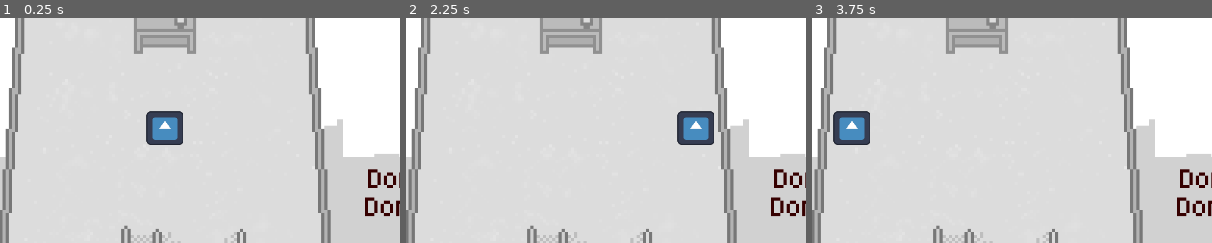
Above: before the commit, frames 1-3 (left to right).
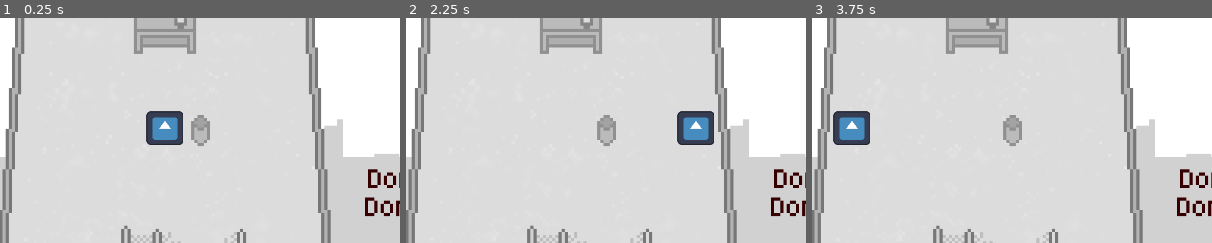
Above: after the commit, the same moments.

Repository: IsvyRed/Hatch
Game: Godot game, scene res://Gameplay Elements/rooftop.tscn
Two runs of this game, one before a commit and one after it. Both use one fixed random seed, a clock stepped at 60 frames per second and the inputs below. The engine's default icon, where the game draws it, is replaced by a stand-in: a white triangle on a blue panel in a dark square.
Inputs:
- Up to frame 1 (0.25 s): no input
- Up to frame 2 (2.25 s): tap Enter at 0.5, 2 s; hold Right (Right) 0.53-1.28 s; tap S (Attack) at 0.6 s; tap Space (Next Floor) at 1.25 s; hold Down (Down) 1.28-2.03 s; tap D (Attack1) at 1.35 s; hold Right (Right) from 2.03 s (still down); tap F (Attack2) at 2.1 s
- Up to frame 3 (3.75 s): tap Space (Next Floor) at 2.75, 2.85 s; release Right (Right) at 2.78 s; hold Up (Up) 2.78-3.53 s; tap Enter at 3.5 s; hold Left (Left) from 3.53 s (still down); tap S (Attack) at 3.6 s
The pictures show only the part of the screen within x 29-79%, y 24-74%; the shares and areas given below are measured in that part.

The runs differ from the first frame. In frame 1, 0.5% of the frame differs, in the area x 47-53%, y 43-57%; in frame 2, 0.5%; in frame 3, 0.5%.

Commit message:
Bin and debris clusters
Added bin destructible and debris cluster spawning, might need to expand map again

Diff:
--- /dev/null
+++ b/Gameplay Elements/Destructibles/Clusters/cluster_1.tscn
@@ -0,0 +1,11 @@
+[gd_scene load_steps=3 format=3 uid="uid://dfmnsolmsbax0"]
+
+[ext_resource type="PackedScene" uid="uid://b3k80iabyle0l" path="res://Gameplay Elements/Destructibles/desk.tscn" id="1_fuj7s"]
+[ext_resource type="PackedScene" uid="uid://3yshdgdj8mgd" path="res://Gameplay Elements/Destructibles/bin.tscn" id="2_e8krw"]
+
+[node name="Cluster1" type="Marker2D"]
+
+[node name="Desk" parent="." instance=ExtResource("1_fuj7s")]
+
+[node name="Bin" parent="." instance=ExtResource("2_e8krw")]
+position = Vector2(36, 28)
--- /dev/null
+++ b/Gameplay Elements/Destructibles/Clusters/cluster_2.tscn
@@ -0,0 +1,7 @@
+[gd_scene load_steps=2 format=3 uid="uid://dvrgtxh0cje56"]
+
+[ext_resource type="PackedScene" uid="uid://b3k80iabyle0l" path="res://Gameplay Elements/Destructibles/desk.tscn" id="1_gojpa"]
+
+[node name="Cluster2" type="Marker2D"]
+
+[node name="Desk" parent="." instance=ExtResource("1_gojpa")]
--- /dev/null
+++ b/Gameplay Elements/Destructibles/Clusters/cluster_3.tscn
@@ -0,0 +1,8 @@
+[gd_scene load_steps=2 format=3 uid="uid://d26dqxugtl4ly"]
+
+[ext_resource type="PackedScene" uid="uid://3yshdgdj8mgd" path="res://Gameplay Elements/Destructibles/bin.tscn" id="1_ulwjf"]
+
+[node name="Cluster3" type="Marker2D"]
+
+[node name="Bin" parent="." instance=ExtResource("1_ulwjf")]
+position = Vector2(15, 25)
--- /dev/null
+++ b/Gameplay Elements/Destructibles/bin.gd
@@ -0,0 +1,35 @@
+extends RigidBody2D
+var intact = true
+var motion = Vector2(0,0)
+var GARBAGE = preload("res://Gameplay Elements/Destructibles/garbage.tscn")
+
+var animHash
+
+func _ready():
+	Globals.debrisList.append(self)
+	animHash = {Vector2(-200.0,0.0): $FallH, Vector2(200.0,0.0): $FallH, Vector2(0.0,200.0): $FallD, Vector2(0.0,-200.0): $FallU,}
+
+func destroy(direction = Globals.lastDirection):
+	motion += direction/(randi_range(4,10))
+	if intact:
+		animHash[direction].play()
+		animHash[direction].visible = true
+		$IntactSprite.queue_free()
+		intact = false
+
+		for i in range(2):
+			var trashinst = GARBAGE.instantiate()
+			trashinst.destroy(direction)
+			add_child(trashinst)
+			trashinst.setType(i)
+
+
+func _physics_process(_delta):
+	move_and_collide(motion)
+	motion /= 1.5
+
+
+func explode():
+	Globals.debrisList.erase(self)
+	print("debris destroyed")
+	queue_free()
--- /dev/null
+++ b/Gameplay Elements/Destructibles/bin.tscn
@@ -0,0 +1,85 @@
+[gd_scene load_steps=13 format=3 uid="uid://3yshdgdj8mgd"]
+
+[ext_resource type="Script" uid="uid://b6ck3v3sxk53u" path="res://Gameplay Elements/Destructibles/bin.gd" id="1_l531p"]
+[ext_resource type="Texture2D" uid="uid://dcb8x6yj8wyfm" path="res://Sprites/Destructibles/Bin/BinIntact.png" id="2_ovplu"]
+[ext_resource type="Texture2D" uid="uid://0iddnf6xq6fm" path="res://Sprites/Destructibles/Bin/BinFallH1.png" id="3_e3m43"]
+[ext_resource type="Texture2D" uid="uid://cf8xjyejb6gtq" path="res://Sprites/Destructibles/Bin/BinFallH2.png" id="4_0lhqc"]
+[ext_resource type="Texture2D" uid="uid://cmjowu8721jpt" path="res://Sprites/Destructibles/Bin/BinFallU1.png" id="5_u4cox"]
+[ext_resource type="Texture2D" uid="uid://eh1nkx2aah41" path="res://Sprites/Destructibles/Bin/BinFallU2.png" id="6_qx8nt"]
+[ext_resource type="Texture2D" uid="uid://w5qweycf7smy" path="res://Sprites/Destructibles/Bin/BinFallD1.png" id="7_t6rm6"]
+[ext_resource type="Texture2D" uid="uid://j6v6lmrx5q0c" path="res://Sprites/Destructibles/Bin/BinFallD2.png" id="8_v24oa"]
+
+[sub_resource type="RectangleShape2D" id="RectangleShape2D_l531p"]
+size = Vector2(5.9999995, 10)
+
+[sub_resource type="SpriteFrames" id="SpriteFrames_crwt1"]
+animations = [{
+"frames": [{
+"duration": 1.0,
+"texture": ExtResource("3_e3m43")
+}, {
+"duration": 1.0,
+"texture": ExtResource("4_0lhqc")
+}],
+"loop": false,
+"name": &"default",
+"speed": 15.0
+}]
+
+[sub_resource type="SpriteFrames" id="SpriteFrames_u1ddk"]
+animations = [{
+"frames": [{
+"duration": 1.0,
+"texture": ExtResource("5_u4cox")
+}, {
+"duration": 1.0,
+"texture": ExtResource("6_qx8nt")
+}],
+"loop": false,
+"name": &"default",
+"speed": 15.0
+}]
+
+[sub_resource type="SpriteFrames" id="SpriteFrames_0dlf6"]
+animations = [{
+"frames": [{
+"duration": 1.0,
+"texture": ExtResource("7_t6rm6")
+}, {
+"duration": 1.0,
+"texture": ExtResource("8_v24oa")
+}],
+"loop": false,
+"name": &"default",
+"speed": 15.0
+}]
+
+[node name="Bin" type="RigidBody2D"]
+collision_layer = 16
+collision_mask = 32
+gravity_scale = 0.0
+script = ExtResource("1_l531p")
+
+[node name="CollisionShape2D" type="CollisionShape2D" parent="."]
+position = Vector2(-1.9073486e-06, 0)
+scale = Vector2(5, 5)
+shape = SubResource("RectangleShape2D_l531p")
+
+[node name="IntactSprite" type="Sprite2D" parent="."]
+scale = Vector2(5, 5)
+texture = ExtResource("2_ovplu")
+
+[node name="FallH" type="AnimatedSprite2D" parent="."]
+visible = false
+scale = Vector2(5, 5)
+sprite_frames = SubResource("SpriteFrames_crwt1")
+
+[node name="FallU" type="AnimatedSprite2D" parent="."]
+visible = false
+scale = Vector2(5, 5)
+sprite_frames = SubResource("SpriteFrames_u1ddk")
+
+[node name="FallD" type="AnimatedSprite2D" parent="."]
+visible = false
+scale = Vector2(5, 5)
+sprite_frames = SubResource("SpriteFrames_0dlf6")
--- a/Gameplay Elements/Destructibles/desk.gd
+++ b/Gameplay Elements/Destructibles/desk.gd
@@ -5,6 +5,7 @@
 var neutralTexture = preload("res://Sprites/Destructibles/Desk/DeskhitN.png")
 var papers = preload("res://Gameplay Elements/Destructibles/papers.tscn")
 var motion = Vector2(0,0)
+
 
 func _ready():
 	Globals.debrisList.append(self)
@@ -45,7 +46,7 @@
 					paperinst.get_children()[i].flip_h = true
 				paperinst.position.x += randi_range(-2,2)*5
 				paperinst.setType(i)
-func _physics_process(delta):
+func _physics_process(_delta):
 	move_and_collide(motion)
 	motion /= 1.5
 
--- /dev/null
+++ b/Gameplay Elements/Destructibles/garbage.tscn
@@ -0,0 +1,79 @@
+[gd_scene load_steps=14 format=3 uid="uid://cnlu1e6u6eepi"]
+
+[ext_resource type="Script" uid="uid://b2arqecub8b3k" path="res://garbage.gd" id="1_63l88"]
+[ext_resource type="Texture2D" uid="uid://b0ge282tca4q1" path="res://Sprites/Destructibles/Bin/PaperRollB1.png" id="2_bss4e"]
+[ext_resource type="Texture2D" uid="uid://b2l6ac3c2opik" path="res://Sprites/Destructibles/Bin/PaperRollA1.png" id="2_st4bw"]
+[ext_resource type="Texture2D" uid="uid://5y2wb1ilpfep" path="res://Sprites/Destructibles/Bin/PaperRollA2.png" id="3_g4ijt"]
+[ext_resource type="Texture2D" uid="uid://b7ulie7jj2o1j" path="res://Sprites/Destructibles/Bin/PaperRollB2.png" id="3_mkfv8"]
+[ext_resource type="Texture2D" uid="uid://baxwrw1gc5l0o" path="res://Sprites/Destructibles/Bin/PaperRollA3.png" id="4_pkg38"]
+[ext_resource type="Texture2D" uid="uid://bgdyoxoj2cjf1" path="res://Sprites/Destructibles/Bin/PaperRollB3.png" id="4_tbkcb"]
+[ext_resource type="Texture2D" uid="uid://tblmj2bjbbva" path="res://Sprites/Destructibles/Bin/PaperRollA4.png" id="5_81gm4"]
+[ext_resource type="Texture2D" uid="uid://bmawyw6ofnifc" path="res://Sprites/Destructibles/Bin/PaperRollB4.png" id="5_rj16q"]
+[ext_resource type="Texture2D" uid="uid://dvq812i31tujo" path="res://Sprites/Destructibles/Bin/PaperRollB5.png" id="6_71ds7"]
+
+[sub_resource type="RectangleShape2D" id="RectangleShape2D_63l88"]
+size = Vector2(27.375, 26.625)
+
+[sub_resource type="SpriteFrames" id="SpriteFrames_tbkcb"]
+animations = [{
+"frames": [{
+"duration": 1.0,
+"texture": ExtResource("2_bss4e")
+}, {
+"duration": 1.0,
+"texture": ExtResource("3_mkfv8")
+}, {
+"duration": 1.0,
+"texture": ExtResource("4_tbkcb")
+}, {
+"duration": 1.0,
+"texture": ExtResource("5_rj16q")
+}, {
+"duration": 1.0,
+"texture": ExtResource("6_71ds7")
+}],
+"loop": false,
+"name": &"default",
+"speed": 12.0
+}]
+
+[sub_resource type="SpriteFrames" id="SpriteFrames_mkfv8"]
+animations = [{
+"frames": [{
+"duration": 1.0,
+"texture": ExtResource("2_st4bw")
+}, {
+"duration": 1.0,
+"texture": ExtResource("3_g4ijt")
+}, {
+"duration": 1.0,
+"texture": ExtResource("4_pkg38")
+}, {
+"duration": 1.0,
+"texture": ExtResource("5_81gm4")
+}],
+"loop": false,
+"name": &"default",
+"speed": 12.0
+}]
+
+[node name="garbage" type="RigidBody2D"]
+collision_layer = 16
+collision_mask = 32
+gravity_scale = 0.0
+script = ExtResource("1_63l88")
+
+[node name="CollisionShape2D" type="CollisionShape2D" parent="."]
+shape = SubResource("RectangleShape2D_63l88")
+
+[node name="Anims" type="Marker2D" parent="."]
+
+[node name="AnimatedSprite2D2" type="AnimatedSprite2D" parent="Anims"]
+position = Vector2(-3.8146973e-06, -9.536743e-07)
+scale = Vector2(5, 5)
+sprite_frames = SubResource("SpriteFrames_tbkcb")
+
+[node name="AnimatedSprite2D" type="AnimatedSprite2D" parent="Anims"]
+visible = false
+scale = Vector2(5, 5)
+sprite_frames = SubResource("SpriteFrames_mkfv8")
--- a/Gameplay Elements/debris_spawner.gd
+++ b/Gameplay Elements/debris_spawner.gd
@@ -6,8 +6,7 @@
 #no need for a bus system, but remember to prevent overlapping elements. Could use collisions, stored areas + math, or an organized spawn order, preferrably the last.
 #execute all functions within 1-3 frames, then queue free on self, making sure all elements are stored as siblings and have been properly kept track of in globals list
 
-#currently just a desk, should be elements with multiple destructibles in them
-var GENERICCLUSTERS = [preload("res://Gameplay Elements/Destructibles/desk.tscn"), preload("res://Gameplay Elements/Destructibles/empty_destructible.tscn")]
+var GENERICCLUSTERS = [preload("res://Gameplay Elements/Destructibles/empty_destructible.tscn"), preload("res://Gameplay Elements/Destructibles/Clusters/cluster_1.tscn"), preload("res://Gameplay Elements/Destructibles/Clusters/cluster_2.tscn"),preload("res://Gameplay Elements/Destructibles/Clusters/cluster_3.tscn")]
 
 func _ready():
 	spawnGenericClusters()
--- a/Gameplay Elements/destruction_cast.gd
+++ b/Gameplay Elements/destruction_cast.gd
@@ -1,5 +1,5 @@
 extends ShapeCast2D
-func _physics_process(delta):
+func _physics_process(_delta):
 	var collisionCount = get_collision_count()
 	for i in range(collisionCount):
 		get_collider(i).destroy()
--- a/Gameplay Elements/main_level.tscn
+++ b/Gameplay Elements/main_level.tscn
@@ -89,7 +89,7 @@
 
 [node name="CollisionShape2D" type="CollisionShape2D" parent="Boudaries/LowerBoundary"]
 z_index = 5
-position = Vector2(-2, 1147)
+position = Vector2(1, 1143)
 shape = SubResource("RectangleShape2D_rsaji")
 
 [node name="UpperBoundary" type="StaticBody2D" parent="Boudaries"]
@@ -108,7 +108,7 @@
 
 [node name="CollisionPolygon2D" type="CollisionPolygon2D" parent="Boudaries/LeftBoundary"]
 position = Vector2(-141.37, 0)
-polygon = PackedVector2Array(-109.630005, 139, -142.63, 664, -196.63, 663, -192.63, 143)
+polygon = PackedVector2Array(-108.630005, 138, -142.63, 665, -196.63, 663, -192.63, 143)
 
 [node name="RightBoundary" type="StaticBody2D" parent="Boudaries"]
 position = Vector2(0, -400)
@@ -117,7 +117,7 @@
 
 [node name="CollisionPolygon2D" type="CollisionPolygon2D" parent="Boudaries/RightBoundary"]
 position = Vector2(-141.37, 0)
-polygon = PackedVector2Array(389.37, 139, 424.37, 664, 463.37, 665, 460.37, 142)
+polygon = PackedVector2Array(388.37, 141, 426.37, 660, 463.37, 665, 460.37, 142)
 
 [node name="Camera2D" type="Camera2D" parent="."]
 
--- a/Gameplay Elements/rooftop.tscn
+++ b/Gameplay Elements/rooftop.tscn
@@ -8,6 +8,7 @@
 [ext_resource type="Texture2D" uid="uid://dksx7taspqtm3" path="res://Sprites/RooftopRailing.png" id="6_cw1c1"]
 [ext_resource type="PackedScene" uid="uid://chwfq4c53qhjf" path="res://Testing Tools/floor_counter.tscn" id="7_lje68"]
 [ext_resource type="PackedScene" uid="uid://buptinn0f7qfe" path="res://Testing Tools/label.tscn" id="8_44c2i"]
+[ext_resource type="PackedScene" uid="uid://3yshdgdj8mgd" path="res://Gameplay Elements/Destructibles/bin.tscn" id="10_lniyk"]
 [ext_resource type="PackedScene" uid="uid://b3k80iabyle0l" path="res://Gameplay Elements/Destructibles/desk.tscn" id="10_r3d51"]
 
 [sub_resource type="RectangleShape2D" id="RectangleShape2D_r3d51"]
@@ -135,7 +136,7 @@
 texture = ExtResource("5_1k4dx")
 
 [node name="RooftopRailing" type="Sprite2D" parent="."]
-z_index = 1
+z_index = 5
 scale = Vector2(5, 5)
 texture = ExtResource("6_cw1c1")
 
@@ -154,3 +155,6 @@
 
 [node name="Desk" parent="." instance=ExtResource("10_r3d51")]
 position = Vector2(-9.094947e-13, -170)
+
+[node name="Bin" parent="." instance=ExtResource("10_lniyk")]
+position = Vector2(57, -7)
--- /dev/null
+++ b/garbage.gd
@@ -0,0 +1,18 @@
+extends RigidBody2D
+var selectedType = 0
+var motion = Vector2(0,0)
+
+func setType(type):
+	$Anims.get_children()[type].visible = true
+	$Anims.get_children()[type].play()
+	selectedType = type
+
+func destroy(direction = Globals.lastDirection):
+	motion += direction/(randi_range(7,15))
+	motion.x += randi_range(-10,10)
+	motion.y += randi_range(-10,10)
+	$Anims.get_children()[selectedType].play()
+
+func _physics_process(_delta):
+	move_and_collide(motion)
+	motion /= 2
Not shown, added: Gameplay Elements/Destructibles/bin.gd.uid
Not shown: 1 places in Gameplay Elements/rooftop.tscn that only renumber resources
Binary file added: Sprites/Destructibles/Bin/BinFallD.aseprite
Binary file added: Sprites/Destructibles/Bin/BinFallD1.png
Not shown, added: Sprites/Destructibles/Bin/BinFallD1.png.import
Binary file added: Sprites/Destructibles/Bin/BinFallD2.png
Not shown, added: Sprites/Destructibles/Bin/BinFallD2.png.import
Binary file added: Sprites/Destructibles/Bin/BinFallH.aseprite
Binary file added: Sprites/Destructibles/Bin/BinFallH1.png
Not shown, added: Sprites/Destructibles/Bin/BinFallH1.png.import
Binary file added: Sprites/Destructibles/Bin/BinFallH2.png
Not shown, added: Sprites/Destructibles/Bin/BinFallH2.png.import
(and 30 more such lines)
